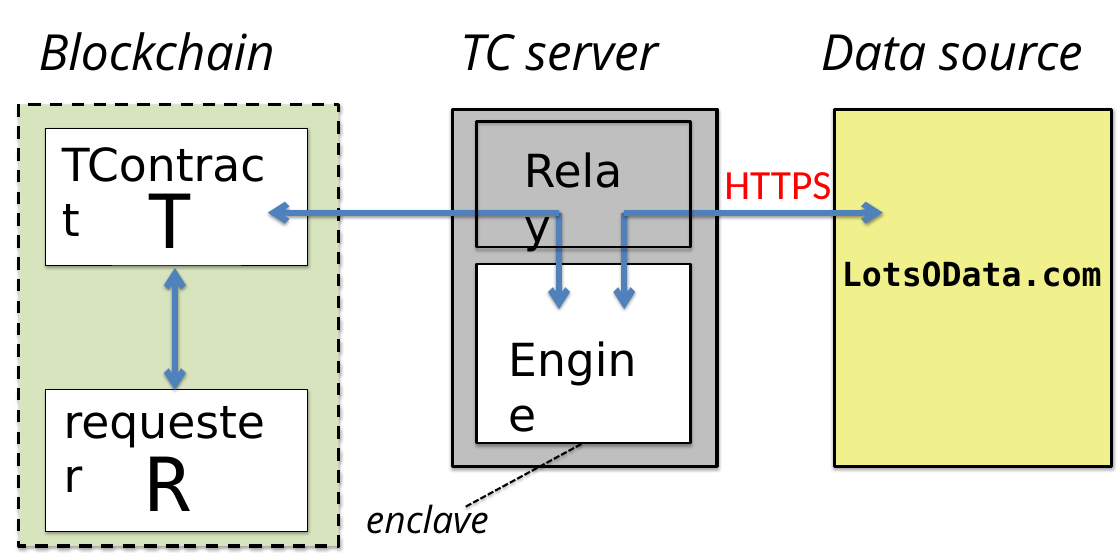
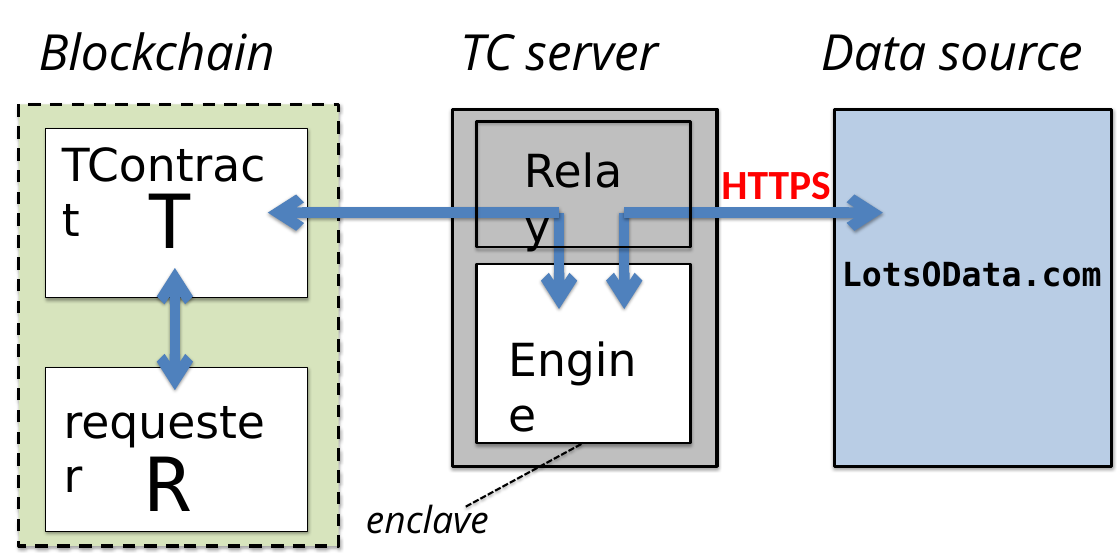
Before and after one commit to bl4ck5un/Town-Crier, a slide deck: slide 1 of writeup/OverviewFig.pptx. Drawn at 1120x560 pixels with LibreOffice and Linux fonts; fonts in the diff are those of the drawing. Boxes give left, top, right and bottom in pixels: in the first picture for what was removed or moved away, otherwise in the second. Text is boxed around its words. In the diff, an @@ line names an element or a change of style, - is before the commit and + after.

```diff
--- a/writeup/OverviewFig.pptx
+++ b/writeup/OverviewFig.pptx
@@ rectangle at (835, 110, 1112, 467): fill #F0F08D to #B9CDE5 @@
@@ rectangle: place and size @@
-rectangle at (46, 128, 308, 265)
+rectangle at (46, 128, 308, 297)
@@ text "HTTPS" at (721, 171, 830, 210): bold on @@
@@ arrow (559, 309) - (559, 213): stroke #4F81BD 6 pt to #4F81BD 10 pt @@
@@ arrow (624, 309) - (624, 213): stroke #4F81BD 6 pt to #4F81BD 10 pt @@
@@ arrow (624, 213) - (883, 213): stroke #4F81BD 6 pt to #4F81BD 10 pt @@
@@ double arrow (175, 268) - (175, 391): stroke #4F81BD 6 pt to #4F81BD 10 pt @@
@@ rectangle: place and size @@
-rectangle at (46, 389, 308, 532)
+rectangle at (46, 367, 308, 532)
```
Also in this commit, not shown: 1 other file.
